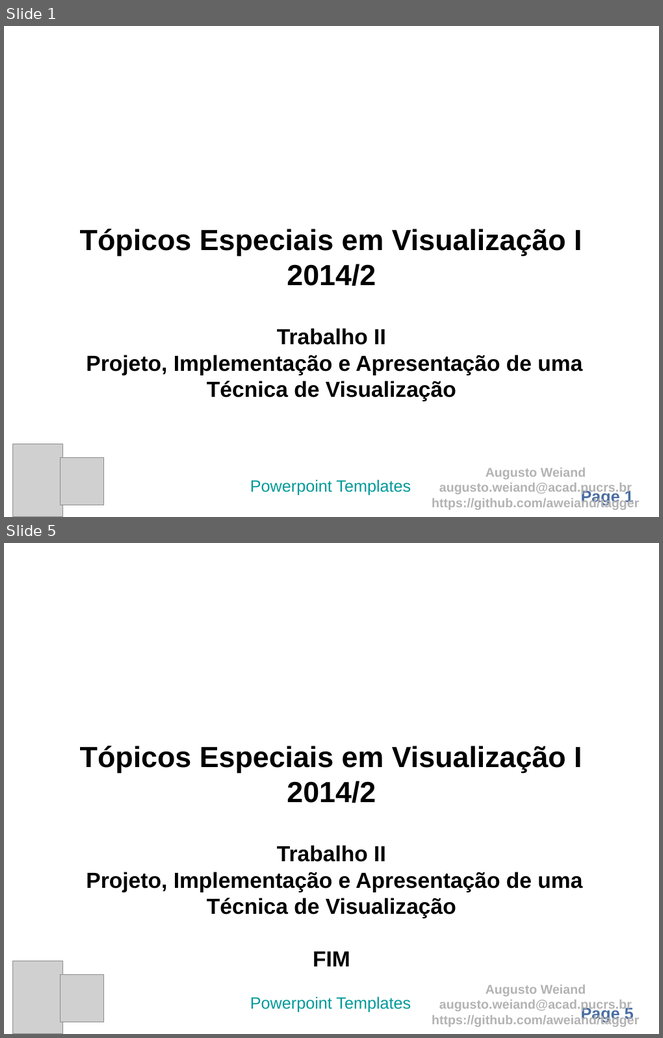
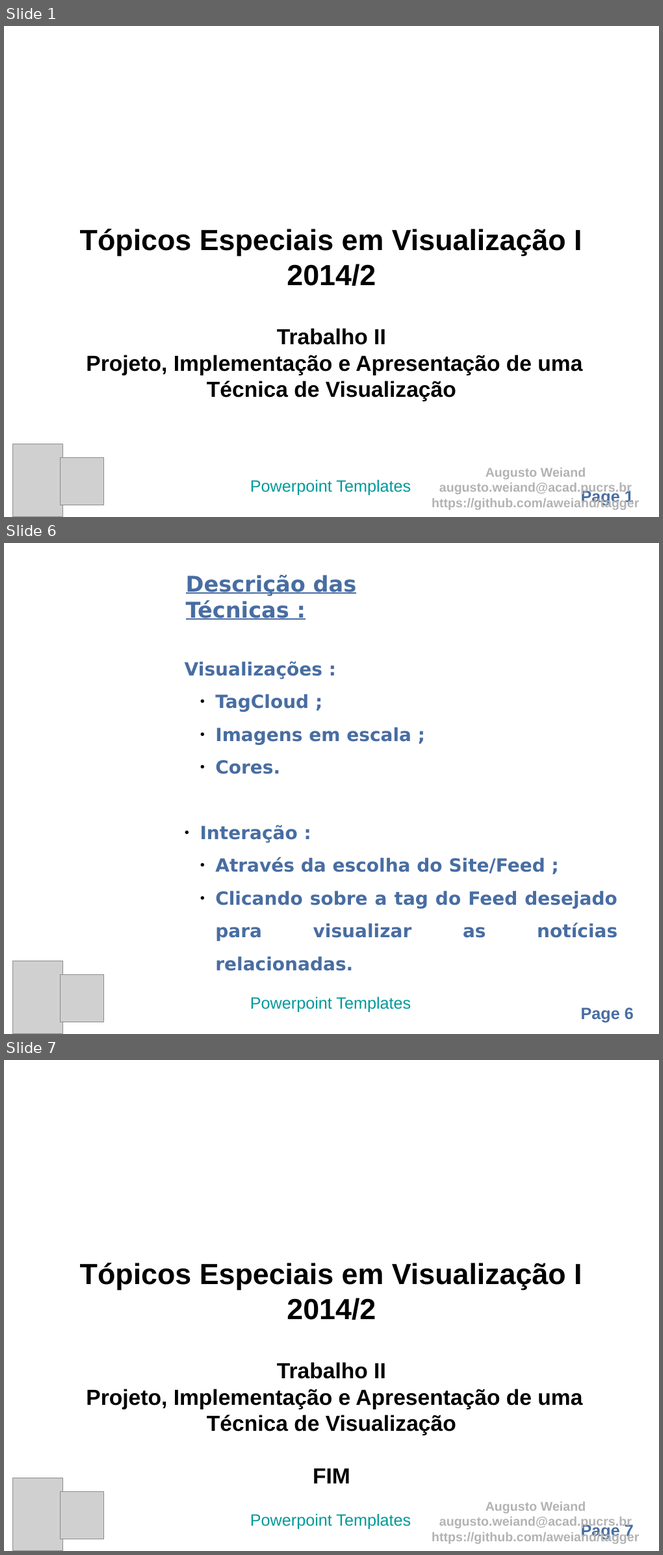
Before and after one commit to aweiand/tagger, a slide deck: Apresentacao.odp. Shown one above the other, each under a label of ours: slides 1 and 5 before the commit, slides 1, 6 and 7 after it; the slides between them are not shown. The pictures are 663x1038 and 663x1555 pixels, drawn with LibreOffice and Linux fonts; fonts in the diff are those of the drawing; grey boxes stand for pictures; background and template pictures are left out. Boxes give left, top, right and bottom in pixels: in the first picture for what was removed or moved away, otherwise in the second. Text is boxed around its words. In the diff, an @@ line names an element or a change of style, - is before the commit and + after.

```diff
--- a/Apresentacao.odp
+++ b/Apresentacao.odp
@@ slide 6 added at (4,543,659,1034), background picture (left out); not listed: 1 template element that a slide beside it also shows @@
@@ text added at (186,575,357,620), 24 pt, text #486DA2, bold, underline @@
+Descrição das Técnicas :
@@ text added at (185,661,618,941), 20 pt, text #486DA2, bold @@
+Visualizações :
+  ● TagCloud ;
+  ● Imagens em escala ;
+  ● Cores.
+● Interação :
+  ● Através da escolha do Site/Feed ;
+  ● Clicando sobre a tag do Feed desejado para visualizar as notícias relacionadas.
@@ picture added at (13,962,63,1034) @@
@@ picture added at (61,977,96,1018) @@
@@ picture added at (61,975,104,1022) @@
@@ text added at (250,997,411,1013), 18 pt, text #009999 @@
+Powerpoint Templates
@@ what was slide 5 is now slide 7 @@
@@ page number at (581,1523,634,1540): text changed @@
-Page 5
+Page 7
```
Also in this commit, not shown: 1 slide changed, 3 other slides added, 2 slides removed, 11 other files.
